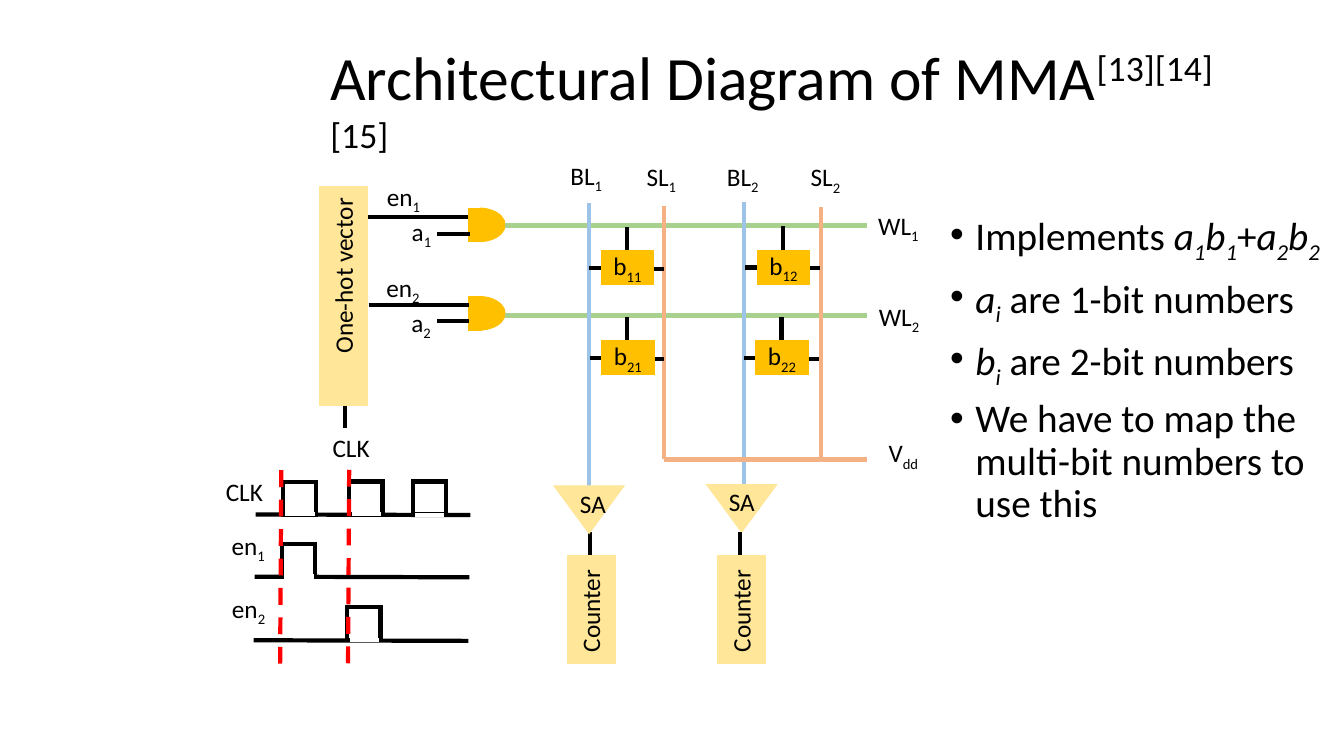
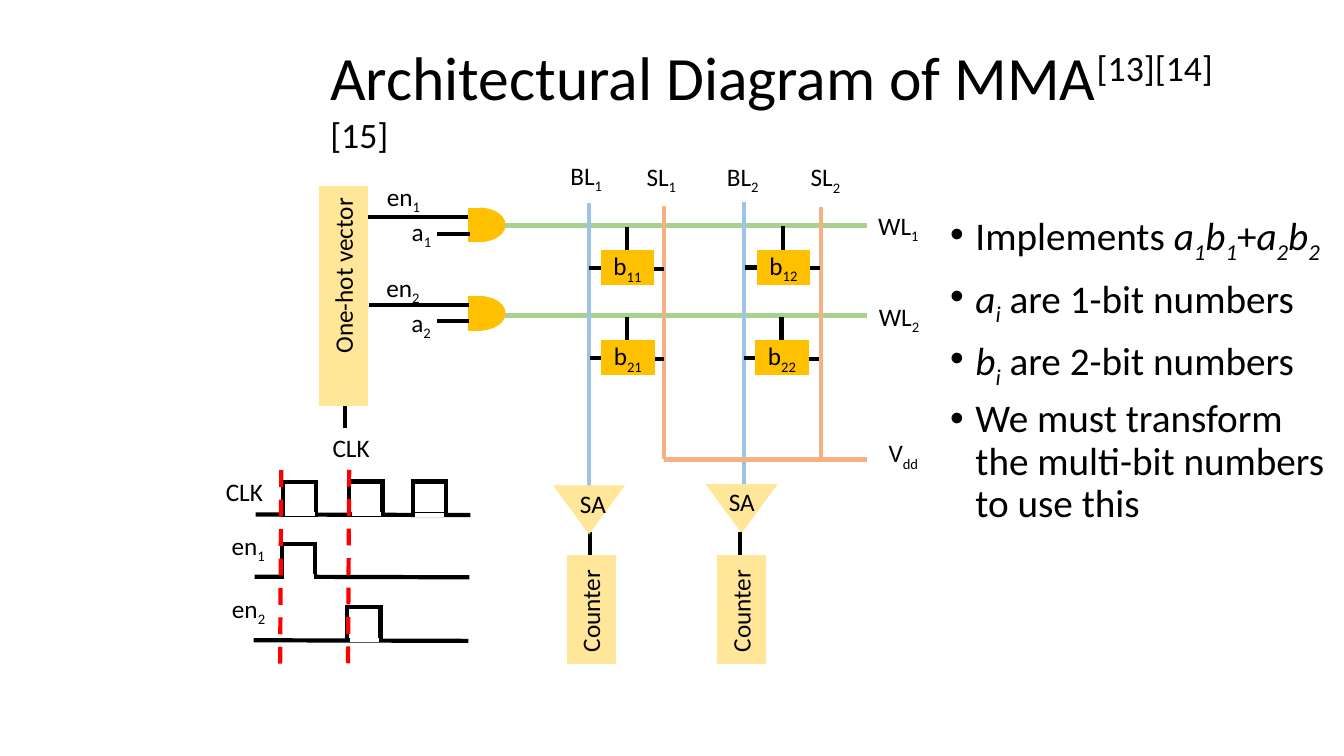
Before and after one commit to mayersjd/HardwareCNN, a slide deck: slide 7 of Presentations/ProjectPresentation_03-11-JM.pptx. Drawn at 1344x756 pixels with LibreOffice and Linux fonts; fonts in the diff are those of the drawing; background and template pictures are left out. Boxes give left, top, right and bottom in pixels: in the first picture for what was removed or moved away, otherwise in the second. Text is boxed around its words. In the diff, an @@ line names an element or a change of style, - is before the commit and + after.

```diff
--- a/Presentations/ProjectPresentation_03-11-JM.pptx
+++ b/Presentations/ProjectPresentation_03-11-JM.pptx
@@ text at (975, 405, 1325, 518): text changed @@
-• We have to map the multi-bit numbers to use this
+• We must transform the multi-bit numbers to use this
```
Also in this commit, not shown: 4 other slides changed.
